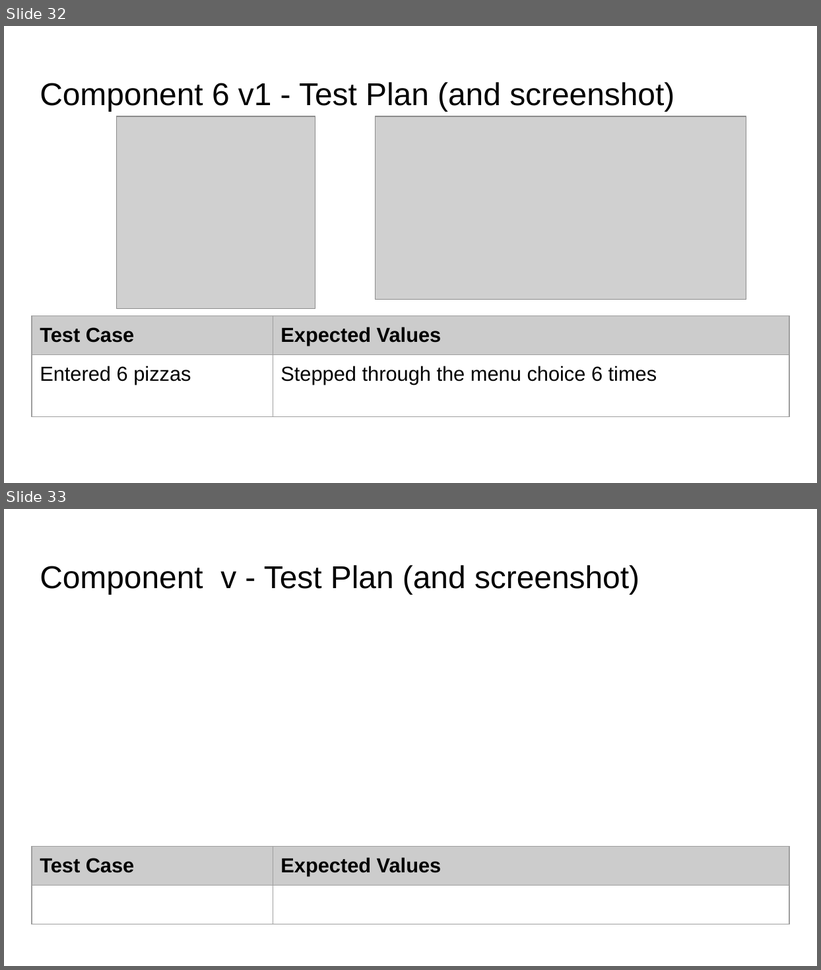
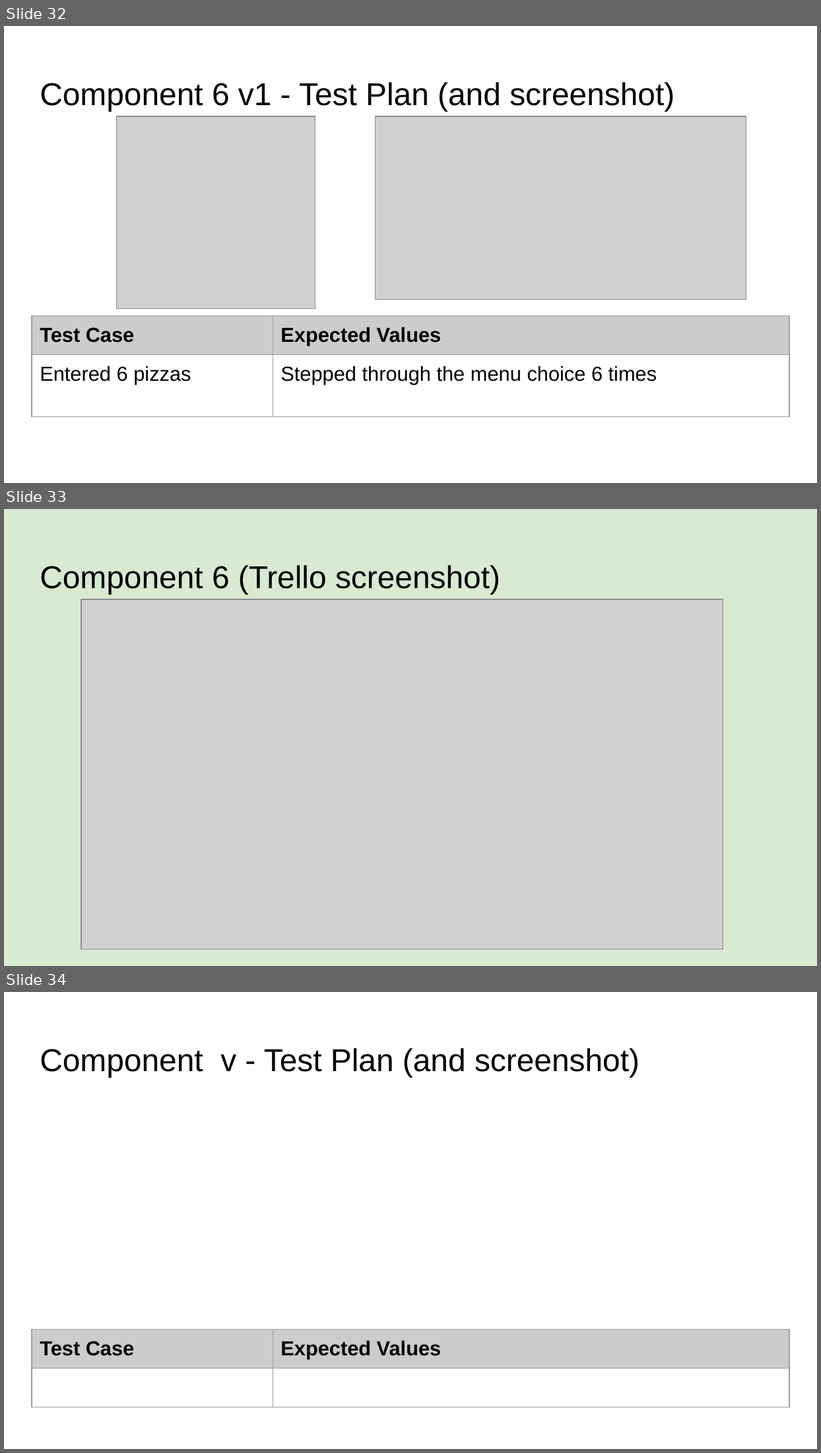
Before and after one commit to KaitlinEus/Pizza_bot, a slide deck: Python.pptx. Shown one above the other, each under a label of ours: slides 32 and 33 before the commit, slides 32, 33 and 34 after it. The pictures are 821x970 and 821x1453 pixels, drawn with LibreOffice and Linux fonts; fonts in the diff are those of the drawing; grey boxes stand for pictures. Boxes give left, top, right and bottom in pixels: in the first picture for what was removed or moved away, otherwise in the second. Text is boxed around its words. In the diff, an @@ line names an element or a change of style, - is before the commit and + after.

```diff
--- a/Python.pptx
+++ b/Python.pptx
@@ slide 33 added at (4, 509, 817, 966), background #D9EAD3 @@
@@ title added at (40, 565, 500, 594), 28 pt, text #000000 @@
+Component 6 (Trello screenshot)
@@ picture added at (81, 599, 723, 949) @@
@@ what was slide 33 is now slide 34 @@
```
Also in this commit, not shown: 4 other slides added, 1 other file.
